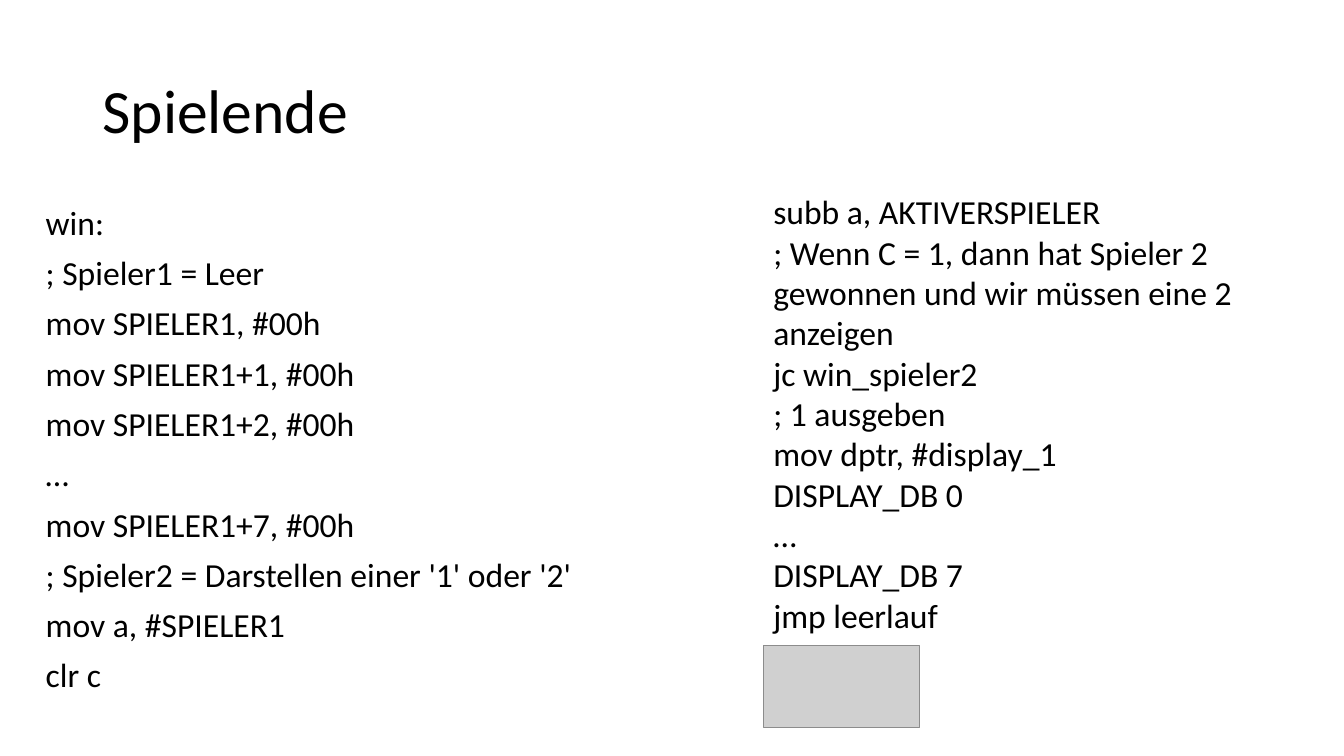
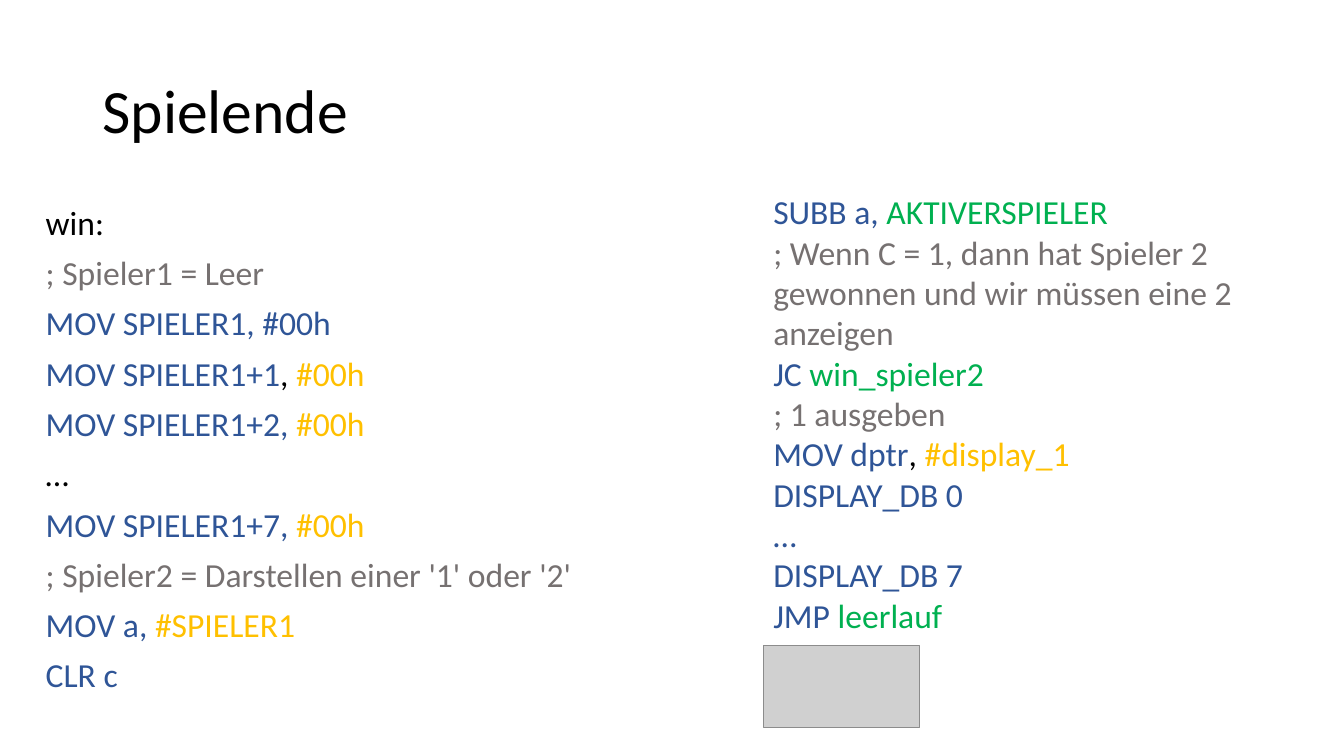
Before and after one commit to riesinger/8051-gewinnt, a slide deck: slide 10 of VierGewinnt.pptx. Drawn at 1344x756 pixels with LibreOffice and Linux fonts; fonts in the diff are those of the drawing; grey boxes stand for pictures. Boxes give left, top, right and bottom in pixels: in the first picture for what was removed or moved away, otherwise in the second. Text is boxed around its words. In the diff, an @@ line names an element or a change of style, - is before the commit and + after.

```diff
--- a/VierGewinnt.pptx
+++ b/VierGewinnt.pptx
@@ text at box(773, 202, 1107, 228): text changed; text colour #000000 to #00B050 @@
-subb a, AKTIVERSPIELER
+SUBB a, AKTIVERSPIELER
@@ text at box(62, 261, 571, 593): text colour #000000 to #767171 in "; Spieler1 = Leer", "; Spieler2 = Darstellen einer '1' oder ..." @@
@@ text at box(773, 241, 1232, 592): text colour #000000 to #767171 in "; Wenn C = 1, dann hat ...", "; 1 ausgeben"; text colour #000000 to #2F5597 in "DISPLAY_DB 0", "…", "DISPLAY_DB 7" @@
@@ text at box(46, 311, 364, 440): text changed; text colour #000000 to #2F5597 @@
-mov SPIELER1, #00h
-mov SPIELER1+1, #00h
-mov SPIELER1+2, #00h
+MOV SPIELER1, #00h
+MOV SPIELER1+1, #00h
+MOV SPIELER1+2, #00h
@@ text at box(773, 362, 983, 392): text changed; text colour #000000 to #00B050 @@
-jc win_spieler2
+JC win_spieler2
@@ text at box(773, 442, 1070, 472): text changed; text colour #000000 to #FFC000 @@
-mov dptr, #display_1
+MOV dptr, #display_1
@@ text at box(46, 513, 364, 541): text changed; text colour #000000 to #2F5597 @@
-mov SPIELER1+7, #00h
+MOV SPIELER1+7, #00h
@@ text at box(46, 614, 295, 688): text changed; text colour #000000 to #2F5597 @@
-mov a, #SPIELER1
-clr c
+MOV a, #SPIELER1
+CLR c
@@ text at box(773, 604, 943, 629): text changed; text colour #000000 to #00B050 @@
-jmp leerlauf
+JMP leerlauf
```
Also in this commit, not shown: 7 other slides changed, 1 other file.
